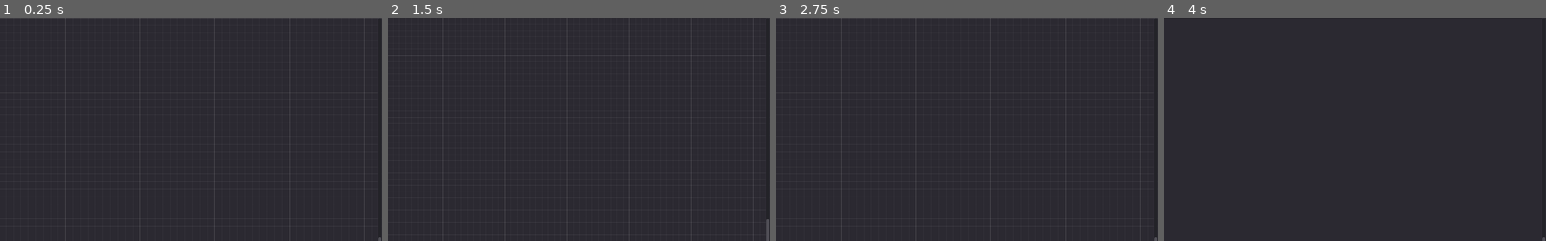
Above: before the commit, frames 1-4 (left to right).
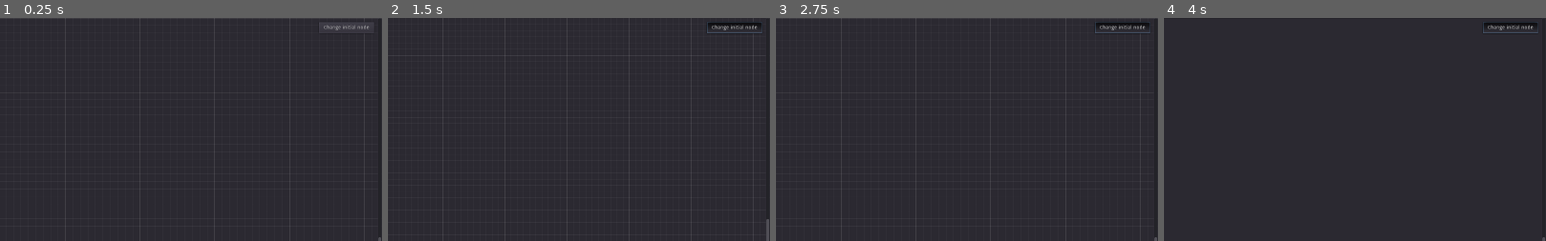
Above: after the commit, the same moments.

Repository: Lemonbrush/GodotDialogComposer
Game: Godot game, scene res://MainScene/Control.tscn
Two runs of this game, one before a commit and one after it. Both use one fixed random seed, a clock stepped at 60 frames per second and the inputs below.
Inputs (mouse positions are % of the whole screen's width and height, from its top left):
- Up to frame 1 (0.25 s): no input
- Up to frame 2 (1.5 s): click (95, 2) at 0.5 s, where only the run after the commit has a clickable "Change initial node"; click (1, 2) at 1.25 s
- Up to frame 3 (2.75 s): click (4, 2) at 2 s
- Up to frame 4 (4 s): click (6, 2) at 2.75 s; click (11, 2) at 3.5 s
The pictures show only the part of the screen within x 50-100%, y 0-50%; the shares and areas given below are measured in that part.

The runs differ from the first frame. In frame 1, 0.2% of the frame differs, in the area x 83-97%, y 2-6%; in frame 2, 0.3%, in the area x 83-98%, y 1-7%; in frame 3, 0.3%; in frame 4, 0.3%.

Commit message:
add changing initial node functionality

Diff:
--- a/Exports/Balageda.json
+++ /dev/null
@@ -1 +0,0 @@
-{"0":{"commands":null,"graph_data":{"height":130,"node_name":"61224517","width":135,"x":294,"y":106},"next":1,"text":"","type":"dialog"},"1":{"commands":null,"graph_data":{"height":130,"node_name":"61096901","width":135,"x":549,"y":207},"next":2,"text":"","type":"dialog"},"2":{"commands":null,"graph_data":{"height":130,"node_name":"61095509","width":135,"x":1011,"y":206},"next":3,"text":"","type":"dialog"},"3":{"commands":null,"graph_data":{"height":130,"node_name":"63008101","width":135,"x":1345,"y":518},"next":null,"text":"","type":"dialog"},"connections":[{"from":"61224517","from_port":0,"to":"61096901","to_port":0},{"from":"61096901","from_port":0,"to":"61095509","to_port":0},{"from":"61095509","from_port":0,"to":"63008101","to_port":0}]}
--- a/Exports/Balageda_dadada.json
+++ /dev/null
@@ -1 +0,0 @@
-{"0":{"commands":null,"graph_data":{"height":130,"node_name":"33619445","width":135,"x":339,"y":859},"next":1,"text":"","type":"dialog"},"1":{"commands":null,"graph_data":{"height":130,"node_name":"33500757","width":135,"x":1419,"y":99},"next":null,"text":"","type":"dialog"},"connections":[{"from":"33619445","from_port":0,"to":"33500757","to_port":0}]}
--- a/Exports/New_project.json
+++ b/Exports/New_project.json
@@ -1 +1 @@
-{"0":{"commands":null,"graph_data":{"height":130,"node_name":"13629429","width":135,"x":508,"y":153},"next":1,"text":"","type":"dialog"},"1":{"commands":null,"graph_data":{"height":130,"node_name":"13408405","width":135,"x":793,"y":194},"next":null,"text":"","type":"dialog"},"connections":[{"from":"13629429","from_port":0,"to":"13408405","to_port":0}]}
+{"1":{"commands":null,"graph_data":{"height":130,"initial_node":false,"node_name":"25864325","width":135,"x":1100,"y":180},"next":null,"text":"","type":"dialog"},"2":{"commands":null,"graph_data":{"height":130,"initial_node":false,"node_name":"27904069","width":135,"x":1000,"y":580},"next":"Initial","text":"","type":"dialog"},"Initial":{"commands":null,"graph_data":{"height":332,"initial_node":true,"node_name":"25370693","width":257,"x":554,"y":225},"responses":[{"conditions":null,"next":1,"text":""},{"conditions":null,"next":2,"text":""}],"text":null,"type":"response"},"connections":[{"from":"25370693","from_port":0,"to":"25864325","to_port":0},{"from":"25370693","from_port":1,"to":"27904069","to_port":0},{"from":"27904069","from_port":0,"to":"25370693","to_port":0}]}
--- a/MainScene/Control.tscn
+++ b/MainScene/Control.tscn
@@ -14,6 +14,14 @@
 anchor_right = 1.0
 anchor_bottom = 1.0
 right_disconnects = true
+
+[node name="SelectInitialNodeButton" type="Button" parent="."]
+margin_left = 1879.0
+margin_top = 11.0
+margin_right = 2027.0
+margin_bottom = 41.0
+toggle_mode = true
+text = "Change initial node"
 
 [node name="OptionsPanel" type="HBoxContainer" parent="."]
 margin_left = 262.0
@@ -54,9 +62,11 @@
 
 [node name="GraphEditExporter" type="Node" parent="."]
 script = ExtResource( 4 )
+main_scene_path = NodePath("..")
 graphEdit_path = NodePath("../GraphEdit")
 
 [connection signal="connection_request" from="GraphEdit" to="." method="_on_GraphEdit_connection_request"]
 [connection signal="connection_to_empty" from="GraphEdit" to="." method="_on_GraphEdit_connection_to_empty"]
 [connection signal="disconnection_request" from="GraphEdit" to="." method="_on_GraphEdit_disconnection_request"]
+[connection signal="node_selected" from="GraphEdit" to="." method="_on_graph_edit_node_selected"]
 [connection signal="pressed" from="OptionsPanel/FileButton" to="." method="_on_file_button_pressed"]
--- a/MainScene/GraphEditExporter.gd
+++ b/MainScene/GraphEditExporter.gd
@@ -1,5 +1,6 @@
 extends Node
 
+export (NodePath) var main_scene_path
 export (NodePath) var graphEdit_path
 
 func get_export_json_data():
@@ -16,14 +17,18 @@
 	var connection_list = graphEdit.get_connection_list()
 	export_data["connections"] = connection_list
 
-	var first_node = graphEdit.get_node(connection_list[0].from)
-	export_data[first_node.node_id] = first_node.get_data()
-
-	for i in range(0,connection_list.size()):
-		var node_to = graphEdit.get_node(connection_list[i].to)
-		export_data[node_to.node_id] = node_to.get_data()
+	var graphNodes = graphEdit.get_children()
+	for i in range(0, graphNodes.size()):
+		var node = graphNodes[i]
+		if node.has_method("get_data"):
+			export_data[node.node_id] = node.get_data()
 
 	return export_data
+
+func get_node_data_key(node):
+	var initial_node = get_node(main_scene_path).get_initial_node()
+	if initial_node != null && initial_node == node:
+		return "Initial"
 
 func set_ids_for_nodes():
 	var graphEdit = get_node(graphEdit_path)
@@ -44,8 +49,12 @@
 
 	for i in range(0,connection_list.size()):
 		var node = graphEdit.get_node(connection_list[i].to)
-		node.set_id(node_counter)
-		node_counter += 1
+		var initial_node_id = get_node_data_key(node)
+		if initial_node_id:
+			node.set_id(initial_node_id)
+		else:
+			node.set_id(node_counter)
+			node_counter += 1
 
 func connect_nodes():
 	var graphEdit = get_node(graphEdit_path)
--- a/MainScene/GraphEditLoader.gd
+++ b/MainScene/GraphEditLoader.gd
@@ -30,3 +30,4 @@
 	var phrase_node = node.instance()
 	get_node(graphEdit_path).add_child(phrase_node)
 	phrase_node.set_graph_data(data)
+	phrase_node.connect("initial_node_deleted", get_node(main_scene_path), "_on_initial_node_deleted")
--- a/MainScene/Main.gd
+++ b/MainScene/Main.gd
@@ -17,6 +17,7 @@
 onready var graphEditExporter = $GraphEditExporter
 onready var projectNameTextField = $OptionsPanel/LineEdit
 onready var projectNameLabel = $OptionsPanel/ProjectNameLabel
+onready var selectInitialNodeButton = $SelectInitialNodeButton
 
 func _ready():
 	filePopupMenu.add_item("Load", 0)
@@ -73,6 +74,31 @@
 
 	popupMenu.popup(Rect2(mouse_position.x - 40, mouse_position.y - 20, popupMenu.rect_size.x, popupMenu.rect_size.y))
 
+func _on_graph_edit_node_selected(node):
+	if selectInitialNodeButton.pressed:
+		var initial_node = get_initial_node()
+		if initial_node:
+			initial_node.set_initial_mode(false)
+		node.set_initial_mode(true)
+		selectInitialNodeButton.pressed = false
+
+func get_initial_node():
+	for node in graphEdit.get_children():
+		if node.has_method("set_initial_mode") && node.is_initial_node == true:
+			return node
+
+func _on_initial_node_deleted():
+	set_first_node_initial()
+
+func set_first_node_initial():
+	for node in graphEdit.get_children():
+		if node.has_method("set_initial_mode") && node.is_initial_node == false:
+			node.set_initial_mode(true)
+			node.connect("initial_node_deleted", self, "_on_initial_node_deleted")
+			return
+
+### Functions
+
 func show_export_window():
 	var export_window_instance = export_window.instance()
 	export_window_instance.export_data = graphEditExporter.get_export_json_data()
@@ -84,6 +110,7 @@
 	for i in graphEdit.get_children():
 		if i.has_method("delete"):
 			i.delete()
+	projectNameLabel.text = ""
 
 func show_window_with_scene(scene):
 	var scene_instance = scene.instance()
@@ -98,3 +125,7 @@
 		node.offset = get_global_mouse_position()
 		if popupMenu.from_node != null && popupMenu.from_slot != null:
 			graphEdit.connect_node(popupMenu.from_node, popupMenu.from_slot, node.get_name(), 0)
+
+	if get_initial_node() == null:
+		node.set_initial_mode(true)
+	node.connect("initial_node_deleted", self, "_on_initial_node_deleted")
--- a/Nodes/Abstract node/SimpleGraphNode.gd
+++ b/Nodes/Abstract node/SimpleGraphNode.gd
@@ -1,8 +1,13 @@
 extends GraphNode
 class_name SimpleGraphNode
 
+signal initial_node_deleted
+
+var is_initial_node = false
+
 func _on_Control_close_request():
-	emit_signal("initial_node_deleted")
+	if is_initial_node:
+		emit_signal("initial_node_deleted")
 	queue_free()
 
 func _on_Control_resize_request(new_minsize):
@@ -14,14 +19,23 @@
 		"y": rect_position.y,
 		"width": rect_size.x,
 		"height": rect_size.y,
-		"node_name":name
+		"node_name":name,
+		"initial_node": is_initial_node
 	}
 
 func set_graph_node_property_data(graph_params_data):
 	name = graph_params_data["node_name"]
 	set_size(Vector2(float(graph_params_data["width"]), float(graph_params_data["height"])))
 	set_offset(Vector2(float(graph_params_data["x"]), float(graph_params_data["y"])))
+	set_initial_mode(graph_params_data["initial_node"])
 
 func delete():
 	name = "deleted"
 	queue_free()
+
+func set_initial_mode(is_mode_active):
+	is_initial_node = is_mode_active
+	if is_mode_active:
+		modulate = Color(0.8,1,0.8,1)
+	else:
+		modulate = Color(1,1,1,1)
--- a/Nodes/Abstract node/SimpleGraphNode.tscn
+++ b/Nodes/Abstract node/SimpleGraphNode.tscn
@@ -5,8 +5,8 @@
 [node name="Control" type="GraphNode"]
 anchor_right = 1.0
 anchor_bottom = 1.0
-margin_right = -1912.0
-margin_bottom = -1118.0
+margin_right = -1865.0
+margin_bottom = -1113.0
 title = "Simple node"
 show_close = true
 resizable = true
